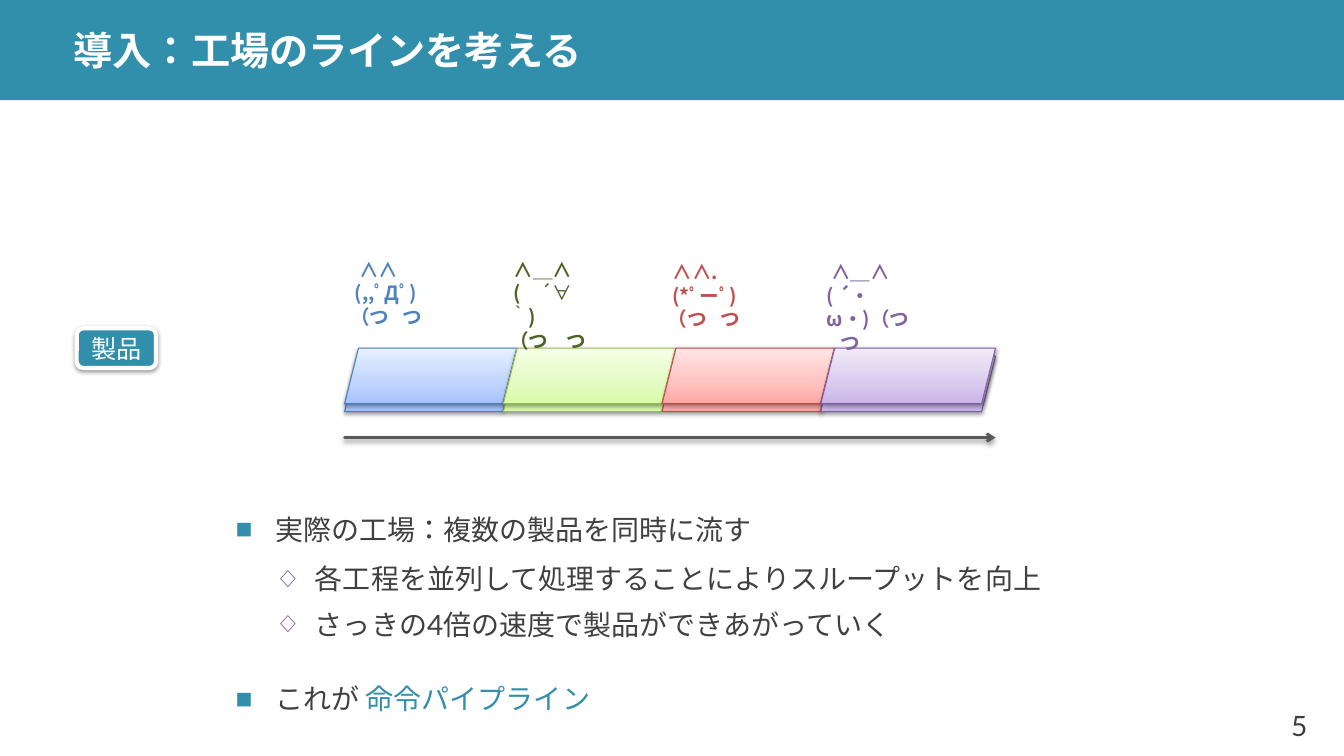
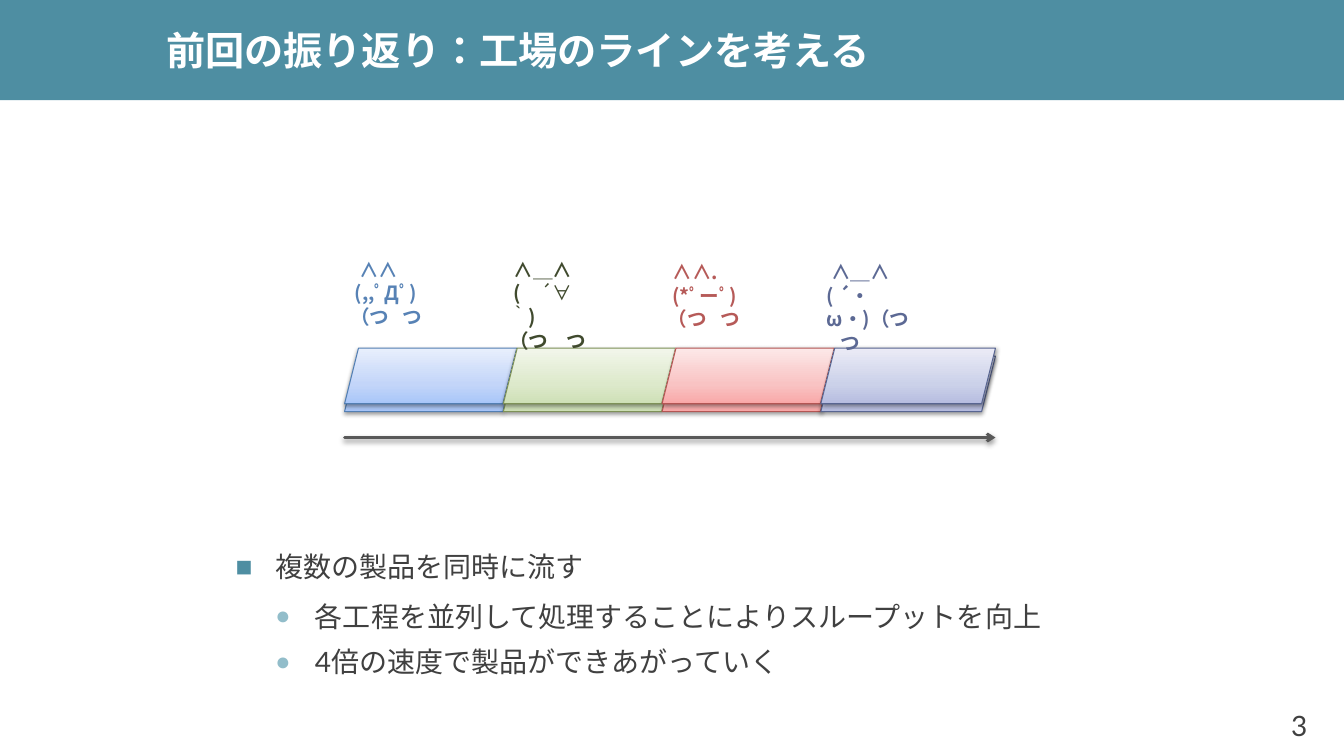
Before and after one commit to shioyadan/advanced-computer-organization, a slide deck: slide 3 of aco-shioya-04.pptx (slide 5 before the commit). Drawn at 1344x756 pixels with LibreOffice and Linux fonts; fonts in the diff are those of the drawing. Boxes give left, top, right and bottom in pixels: in the first picture for what was removed or moved away, otherwise in the second. Text is boxed around its words. In the diff, an @@ line names an element or a change of style, - is before the commit and + after.

```diff
--- a/aco-shioya-04.pptx
+++ b/aco-shioya-04.pptx
@@ rectangle at bbox=[0, 0, 1344, 100]: fill #328FAC to #4E8EA2 @@
@@ title at bbox=[166, 31, 869, 69]: text changed @@
-導入：工場のラインを考える
+前回の振り返り：工場のラインを考える
@@ text "∧＿∧" at bbox=[509, 327, 586, 353]: text colour #4F6228 to #404A2E @@
@@ text "∧＿∧" at bbox=[827, 285, 910, 350]: text colour #8064A2 to #5C6994 @@
@@ rectangle: place and size @@
-rectangle at bbox=[166, 311, 333, 390]
+rectangle at bbox=[0, 311, 333, 390]
@@ rounded rectangle at bbox=[77, 329, 156, 368]: fill #328FAC to #4E8EA2 @@
@@ text in rounded rectangle at bbox=[91, 337, 141, 360]: text removed @@
-製品
@@ parallelogram at bbox=[345, 356, 517, 411]: fill gradient #A4C4FF to #BFD4FF to #E6EEFF to gradient #A9C6F9 to #C3D6F9 to #E7EFFE; outline #4B7EBC 0.75 pt to #537FB3 0.75 pt @@
@@ parallelogram at bbox=[345, 348, 517, 403]: fill gradient #A4C4FF to #BFD4FF to #E6EEFF to gradient #A9C6F9 to #C3D6F9 to #E7EFFE; outline #4B7EBC 0.75 pt to #537FB3 0.75 pt @@
@@ parallelogram at bbox=[503, 356, 676, 411]: fill gradient #DAFDA7 to #E4FCC2 to #F5FFE7 to gradient #D0E1B6 to #DDE9CC to #F2F7EB; outline #98B955 0.75 pt to #7F9259 0.75 pt @@
@@ parallelogram at bbox=[503, 348, 676, 403]: fill gradient #DAFDA7 to #E4FCC2 to #F5FFE7 to gradient #D0E1B6 to #DDE9CC to #F2F7EB; outline #98B955 0.75 pt to #7F9259 0.75 pt @@
@@ parallelogram at bbox=[662, 356, 835, 411]: fill gradient #FFA6A5 to #FFC0BF to #FFE7E7 to gradient #F9AAA9 to #FAC4C3 to #FEE7E7; outline #BF4C48 0.75 pt to #B45654 0.75 pt @@
@@ parallelogram at bbox=[662, 348, 835, 403]: fill gradient #FFA6A5 to #FFC0BF to #FFE7E7 to gradient #F9AAA9 to #FAC4C3 to #FEE7E7; outline #BF4C48 0.75 pt to #B45654 0.75 pt @@
@@ parallelogram at bbox=[821, 356, 995, 411]: fill gradient #C9B5E8 to #D8CBEE to #F0EAF9 to gradient #B6BEE1 to #CCD1E9 to #EBEDF7; outline #7D60A0 0.75 pt to #596692 0.75 pt @@
@@ parallelogram at bbox=[821, 348, 995, 403]: fill gradient #C9B5E8 to #D8CBEE to #F0EAF9 to gradient #B6BEE1 to #CCD1E9 to #EBEDF7; outline #7D60A0 0.75 pt to #596692 0.75 pt @@
@@ text at bbox=[275, 553, 583, 580]: text changed @@
-■ 実際の工場：複数の製品を同時に流す
+■ 複数の製品を同時に流す
@@ text at bbox=[315, 603, 1041, 630]: bullet ◇ to ●; bullet colour #8064A2 to #92BDCA @@
@@ text at bbox=[315, 648, 779, 675]: text changed @@
-  ◇ さっきの4倍の速度で製品ができあがっていく
-■ これが 命令パイプライン
+  ● 4倍の速度で製品ができあがっていく
@@ page number at bbox=[1291, 715, 1307, 736]: text changed @@
-5
+3
```
Also in this commit, not shown: 46 other slides changed, 60 slides added, 44 slides removed, 2 other files.
